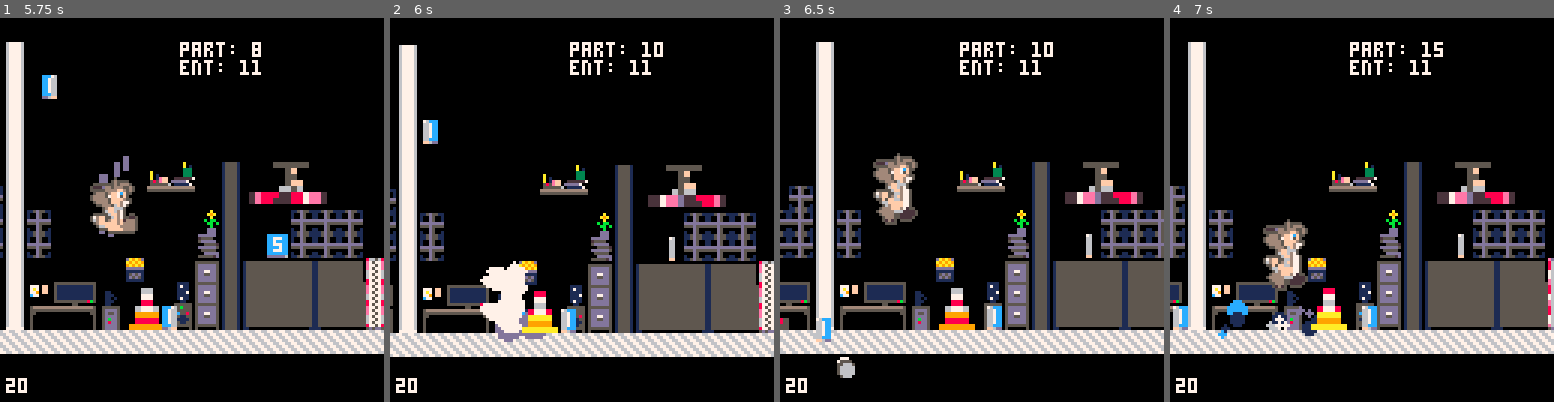
Above: before the commit, frames 1-4 (left to right).
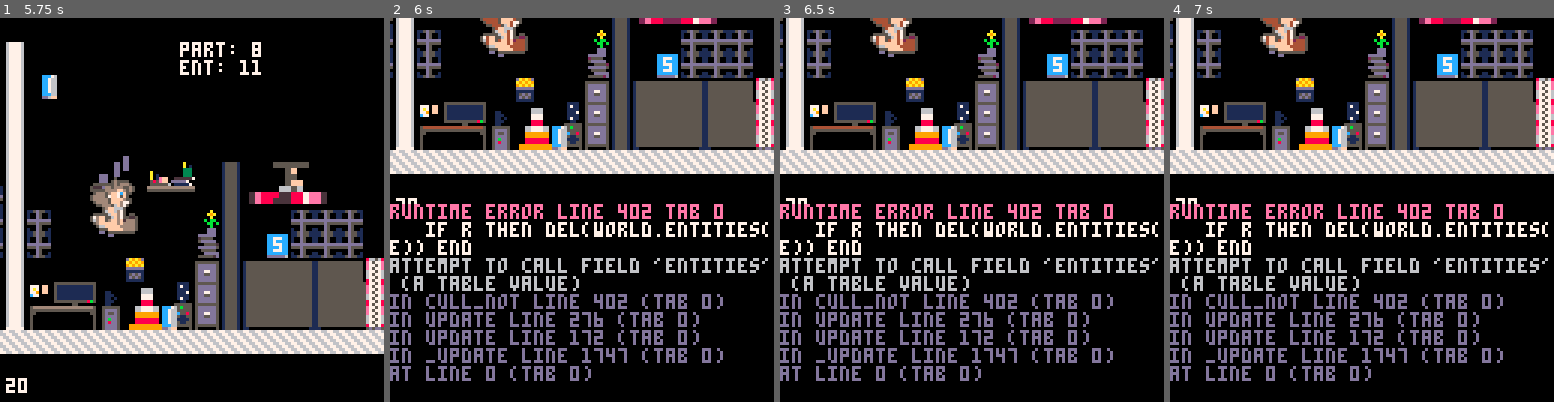
Above: after the commit, the same moments.

Repository: aritosuits/onebuttonjam2024
Game: PICO-8 cartridge cart.p8
Same seed, same stepped clock (60 frames per second), same inputs: the game is played once before the commit and once after it.
Inputs:
- Up to frame 1 (5.75 s): tap O (Z key) at 0.7, 1.7, 2.1, 2.5, 2.9, 3.3, 3.7, 4.1, 4.5, 4.9, 5.3, 5.7 s
- Up to frame 2 (6 s): no input
- Up to frame 3 (6.5 s): tap O (Z key) at 6.1 s
- Up to frame 4 (7 s): tap O (Z key) at 6.5, 6.9 s

Frame 1 is identical in both runs. In frame 2, 55% of the frame differs, in the area x 0-100%, y 0-98%; in frame 3, 57%; in frame 4, 57%.
Error after the commit: runtime error line 402 tab 0; if r then del(world.entities(e)) end; attempt to call field 'entities' (a table value)

Commit message:
Added base culling system

Diff:
--- a/ecs.lua
+++ b/ecs.lua
@@ -15,6 +15,29 @@
 	for e in all(world.entities) do
 		if comps == nil or e:has(comps) then
 			code(e)
+		end
+	end
+end
+function world.each_not(comps, code)
+	for e in all(world.entities) do
+		if comps == nil or not e:has(comps) then
+			code(e)
+		end
+	end
+end
+function world.cull(comps, code)
+	for e in all(world.entities) do
+		if comps == nil or e:has(comps) then
+			local r = code(e)
+			if r then del(world.entities(e)) end
+		end
+	end
+end
+function world.cull_not(comps, code)
+	for e in all(world.entities) do
+		if comps == nil or not e:has(comps) then
+			local r = code(e)
+			if r then del(world.entities(e)) end
 		end
 	end
 end
--- a/state.game.lua
+++ b/state.game.lua
@@ -12,6 +12,11 @@
 	spawner.update(dt)
 	system.update(dt)
 	particle.update(dt)
+	if flr(rnd(10)) == 0 then
+		world.cull_not('player', function(e)
+			return e.x <= hero.x - 50
+		end)
+	end
 end
 
 function game.draw()
